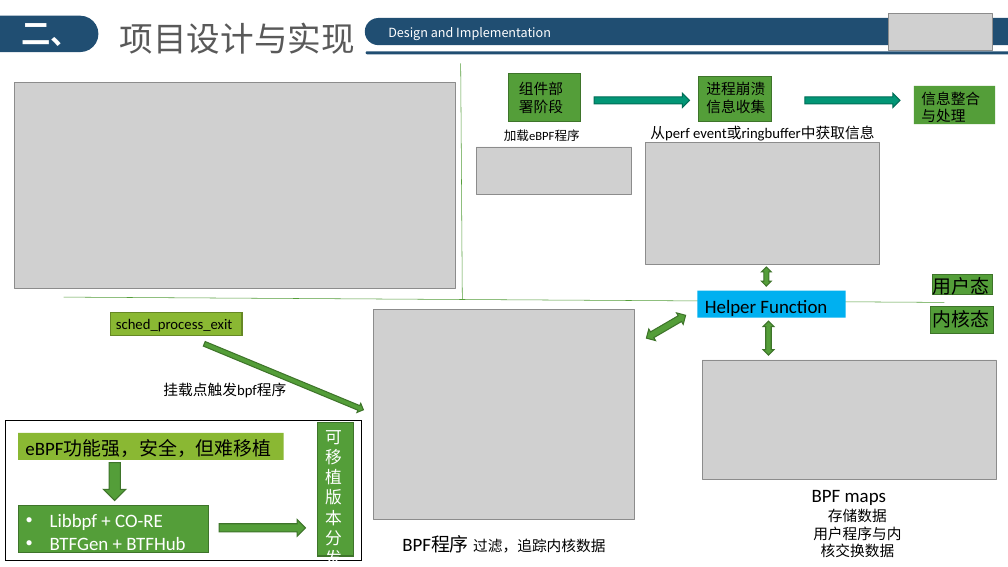
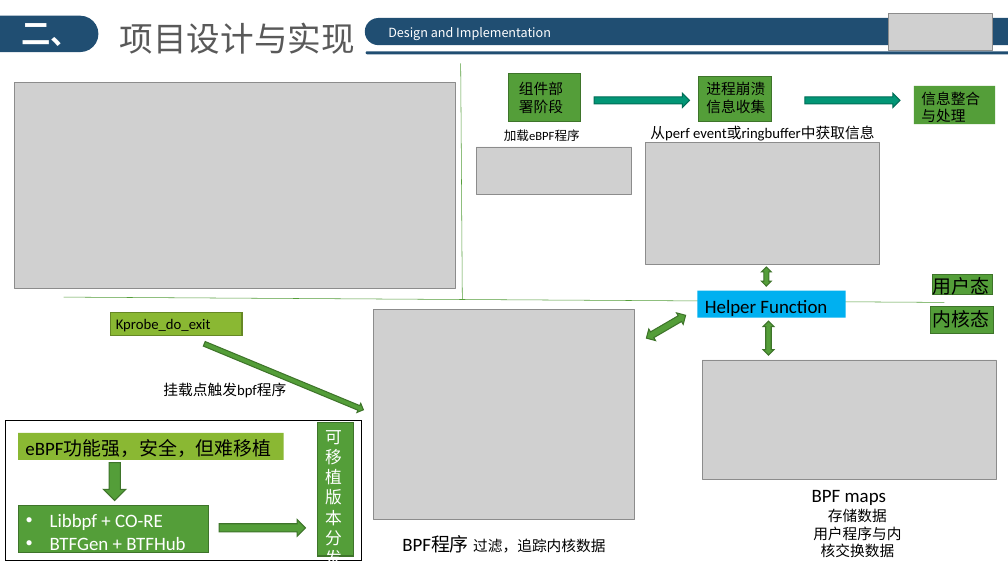
Before and after one commit to hrpccs/CrashCrawler, a slide deck: slide 10 of doc/Crashcrawler_SYSU.pptx. Drawn at 1008x567 pixels with LibreOffice and Linux fonts; fonts in the diff are those of the drawing; grey boxes stand for pictures; background and template pictures are left out. Boxes give left, top, right and bottom in pixels: in the first picture for what was removed or moved away, otherwise in the second. Text is boxed around its words. In the diff, an @@ line names an element or a change of style, - is before the commit and + after.

```diff
--- a/doc/Crashcrawler_SYSU.pptx
+++ b/doc/Crashcrawler_SYSU.pptx
@@ text at bbox=[116, 319, 211, 332]: text changed @@
-sched_process_exit
+Kprobe_do_exit
```
Also in this commit, not shown: 4 other slides changed, 2 slides added, 1 slide removed, 2 other files.
